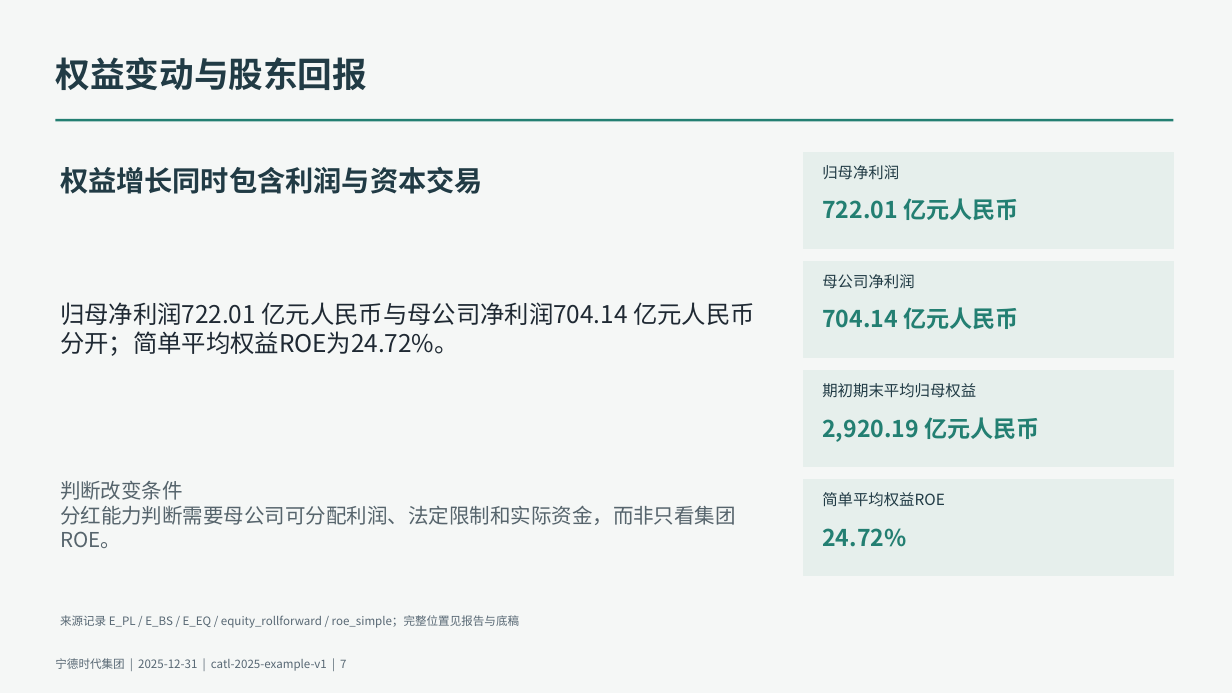
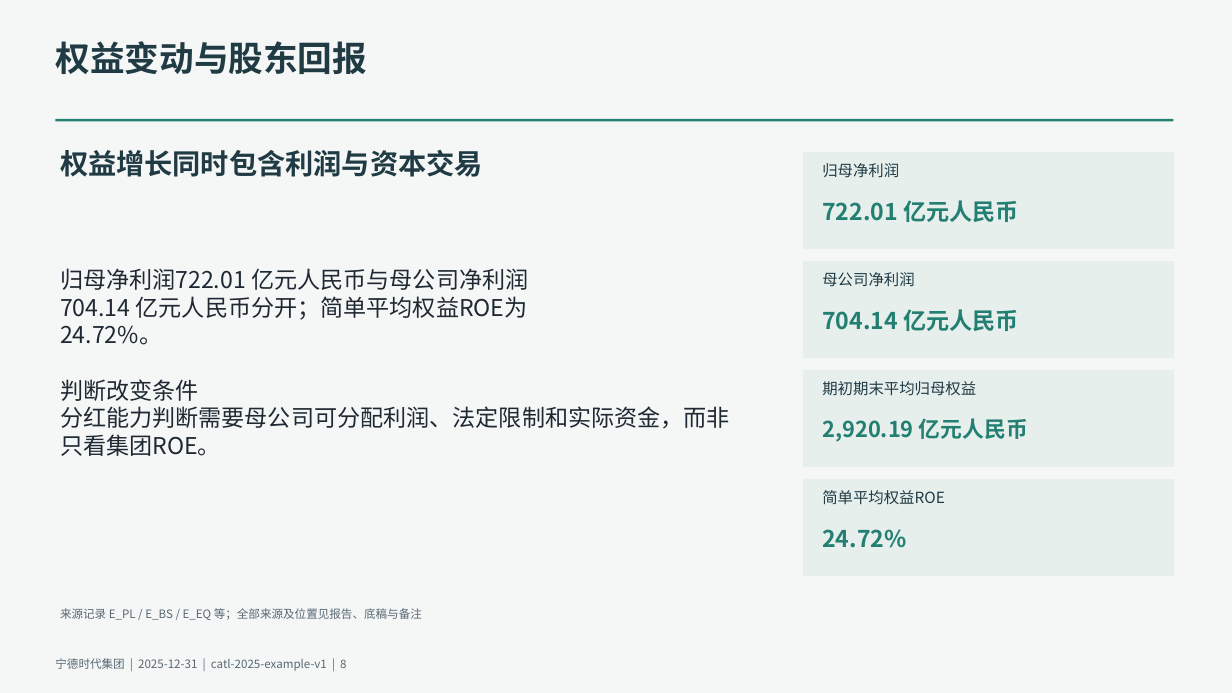
Before and after one commit to qingkongwanli0l/annual-report-analysis, a slide deck: slide 8 of examples/catl-2025/deliverables/presentation.pptx (slide 7 before the commit). Drawn at 1232x693 pixels with LibreOffice and Linux fonts; fonts in the diff are those of the drawing. Boxes give left, top, right and bottom in pixels: in the first picture for what was removed or moved away, otherwise in the second. Text is boxed around its words. In the diff, an @@ line names an element or a change of style, - is before the commit and + after.

```diff
--- a/examples/catl-2025/deliverables/presentation.pptx
+++ b/examples/catl-2025/deliverables/presentation.pptx
@@ vertical alignment middle to top in 10 elements at bbox=[55, 41, 367, 74], bbox=[822, 272, 914, 287], bbox=[822, 381, 976, 396], bbox=[822, 490, 945, 505], bbox=[822, 163, 899, 178], bbox=[822, 309, 1018, 331], bbox=[822, 200, 1018, 222], bbox=[60, 150, 483, 177], bbox=[60, 608, 422, 620], bbox=[60, 268, 730, 456] @@
@@ text at bbox=[60, 268, 528, 345]: paragraphs added @@
+归母净利润722.01 亿元人民币与母公司净利润
+704.14 亿元人民币分开；简单平均权益ROE为
+24.72%。
@@ text "归母净利润722.01 亿元人民币与母公司净利润": place and size @@
-text "归母净利润722.01 亿元人民币与母公司净利润" at bbox=[60, 481, 736, 548]
+text "归母净利润722.01 亿元人民币与母公司净利润" at bbox=[60, 268, 730, 456]
@@ text removed at bbox=[60, 302, 755, 356] @@
-归母净利润722.01 亿元人民币与母公司净利润704.14 亿元人民币分开；简单平均权益ROE为24.72%。
@@ text at bbox=[60, 379, 199, 401]: size 16 to 18 pt, text colour #56646C to #1F2933 in "判断改变条件" @@
@@ text at bbox=[60, 406, 730, 456]: text changed; size 16 to 18 pt; text colour #56646C to #1F2933 @@
-分红能力判断需要母公司可分配利润、法定限制和实际资金，而非只看集团ROE。
+分红能力判断需要母公司可分配利润、法定限制和实际资金，而非
+只看集团ROE。
@@ text "2,920.19 亿元人民币" at bbox=[822, 418, 1028, 442]: size 18 to 17 pt; vertical alignment middle to top @@
@@ text at bbox=[60, 608, 422, 620]: text changed @@
-来源记录 E_PL / E_BS / E_EQ / equity_rollforward / roe_simple；完整位置见报告与底稿
+来源记录 E_PL / E_BS / E_EQ 等；全部来源及位置见报告、底稿与备注
@@ text at bbox=[55, 658, 346, 671]: text changed @@
-宁德时代集团 | 2025-12-31 | catl-2025-example-v1 | 7
+宁德时代集团 | 2025-12-31 | catl-2025-example-v1 | 8
```
Also in this commit, not shown: 8 other slides changed, 1 slide added, 13 other files.
